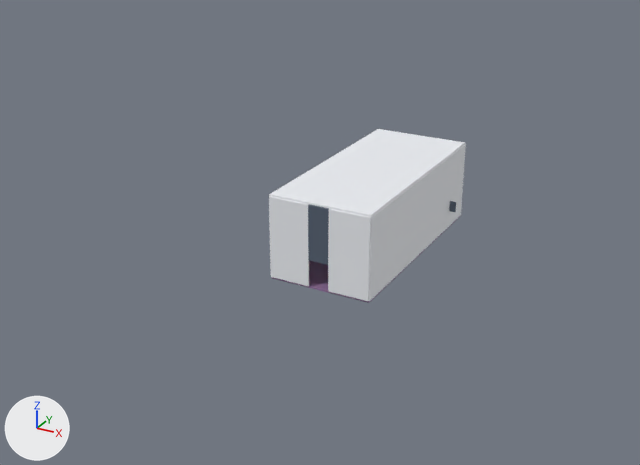
What one commit did to the glTF model public/assets/compartments/atrium.glb.
The view is the same before and after, from a 50 mm lens placed at (27.5, -58.8, 29.3), pointed at (-2.8, -3.8, 1.8). The axes (+X, +Y, +Z) are drawn at lower left. The lights are the same throughout. The first picture is the older version. Where no turn or scale is listed for an object, it has been applied to the vertices. Vertices at exactly the same position are counted once.

Names of what the first picture shows: 'CM_BULKHEAD', 'CM_CARPET', 'CM_TRIM'.
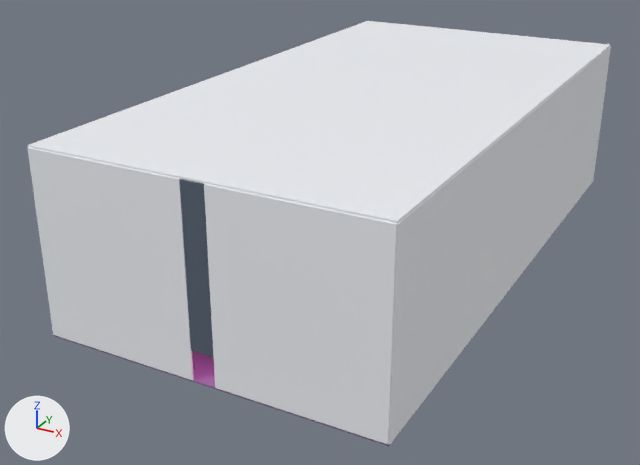
The change in detail:
me_cube_001 is used by ob_cm_bulkhead; location (0.0, 0.0, 6.46).
me_cube_001 had 152 vertices, 276 faces and spanned x -4.1..4.1, y -9.1..9.1, z -6.5..0.1.
me_cube_001 now has 152 vertices, 276 faces and spans x -12.1..12.1, y -23.1..23.1, z -12.9..0.1.
me_cube_001 part 1: the loose piece of 8 vertices spanning x -4.0..4.0, y -9.0..9.0, z -0.1..0.1 is scaled about its middle by (3, 2.56, 1).
me_cube_001 part 2: the loose piece of 24 vertices spanning x -4.0..-0.8, y -9.1..-8.9, z -6.5..-0.1 is scaled about its middle by (3.53, 1, 2.01), then moved by (-4.0, -14.0, -3.2).
me_cube_001 part 3: the loose piece of 24 vertices spanning x 0.8..4.0, y -9.1..-8.9, z -6.5..-0.1 is scaled about its middle by (3.53, 1, 2.01), then moved by (4.0, -14.0, -3.2).
me_cube_001 part 4: the loose piece of 24 vertices spanning x 3.9..4.1, y -9.0..9.0, z -6.5..-0.1 is scaled about its middle by (1, 2.56, 2.01), then moved by (8.0, 0.0, -3.2).
Other edits to the shape of me_cube_001 do not show in these pictures.
me_cube is used by ob_cm_carpet; location (0.0, 0.0, -0.06).
me_cube had 8 vertices, 12 faces and spanned x -4.0..4.0, y -9.0..9.0, z -0.1..0.1.
me_cube now has 8 vertices, 12 faces and spans x -12.0..12.0, y -23.0..23.0, z -0.1..0.1.
me_cube part 5: the whole mesh is scaled about its middle by (3, 2.56, 1).
me_cube_004 is used by ob_cm_trim; location (0.0, -9.0, 4.25).
me_cube_004 had 464 vertices, 872 faces and spanned x -3.9..4.6, y -0.1..18.1, z -3.6..2.2.
me_cube_004 now has 1224 vertices, 2276 faces and spans x -10.1..11.9, y -0.1..46.1, z -7.4..5.3.
me_cube_004 part 6: the loose piece of 24 vertices spanning x -0.8..0.8, y -0.1..0.1, z -2.2..2.2 is scaled about its middle by (1, 1, 2.5).
me_cube_004 part 7: the loose piece of 24 vertices spanning x 3.2..4.6, y 15.0, z -2.8..-1.9 is turned 90 degrees about the z axis through its middle and scaled by 1.86, then moved by (7.9, 20.0, -2.9).
Other edits to the shape of me_cube_004 do not show in these pictures.
Object 'CM_BULKHEAD' (ob_cm_bulkhead) moves from (0.0, 0.0, 6.46) to (0.0, 0.0, 12.86).
Object 'CM_TRIM' (ob_cm_trim) moves from (0.0, -9.0, 4.25) to (0.0, -23.0, 7.45).

Boxes [x1, y1, x2, y2] around the edits, measured in the pictures (640 x 465 px; the box of a moved part takes in the faces that stretch with it):
'CM_BULKHEAD', reshaped, moved (195% wider, 146% taller): before [269, 129, 466, 301]; after [27, 21, 611, 445]
'CM_TRIM', reshaped, moved: before [308, 201, 456, 265]; after [179, 179, 213, 357]
'CM_CARPET', rescaled (182% wider, 194% taller): before [271, 216, 460, 303]; after [54, 188, 588, 446]
part 1 of me_cube_001, moved or reshaped: before [269, 129, 465, 217]; after [28, 21, 610, 223]
part 2 of me_cube_001, moved or reshaped: before [269, 196, 309, 286]; after [27, 147, 194, 380]
part 3 of me_cube_001, moved or reshaped: before [328, 208, 371, 301]; after [204, 184, 397, 445]
part 4 of me_cube_001, moved or reshaped: before [369, 144, 466, 301]; after [389, 46, 611, 444]
part 6 of me_cube_004, moved or reshaped: before [308, 204, 329, 265]; after [179, 179, 213, 357]
part 7 of me_cube_004, moved or reshaped (not visible afterwards): before [449, 201, 456, 212]
